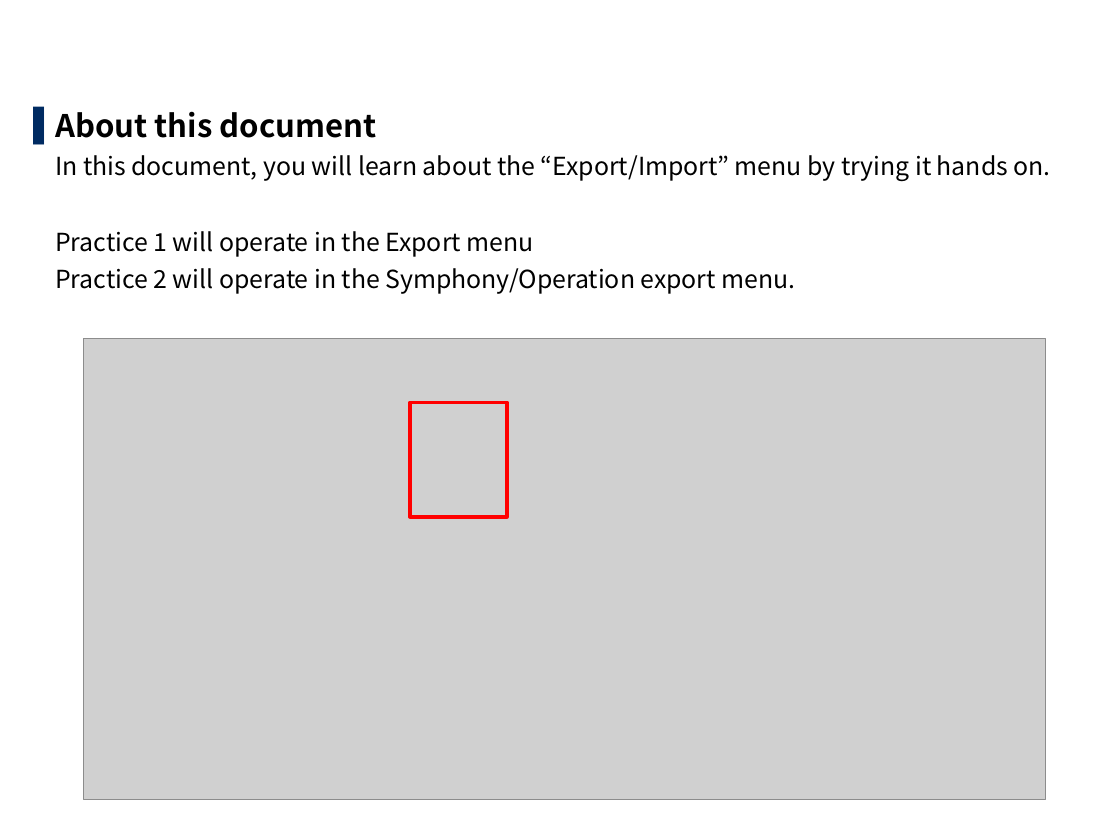
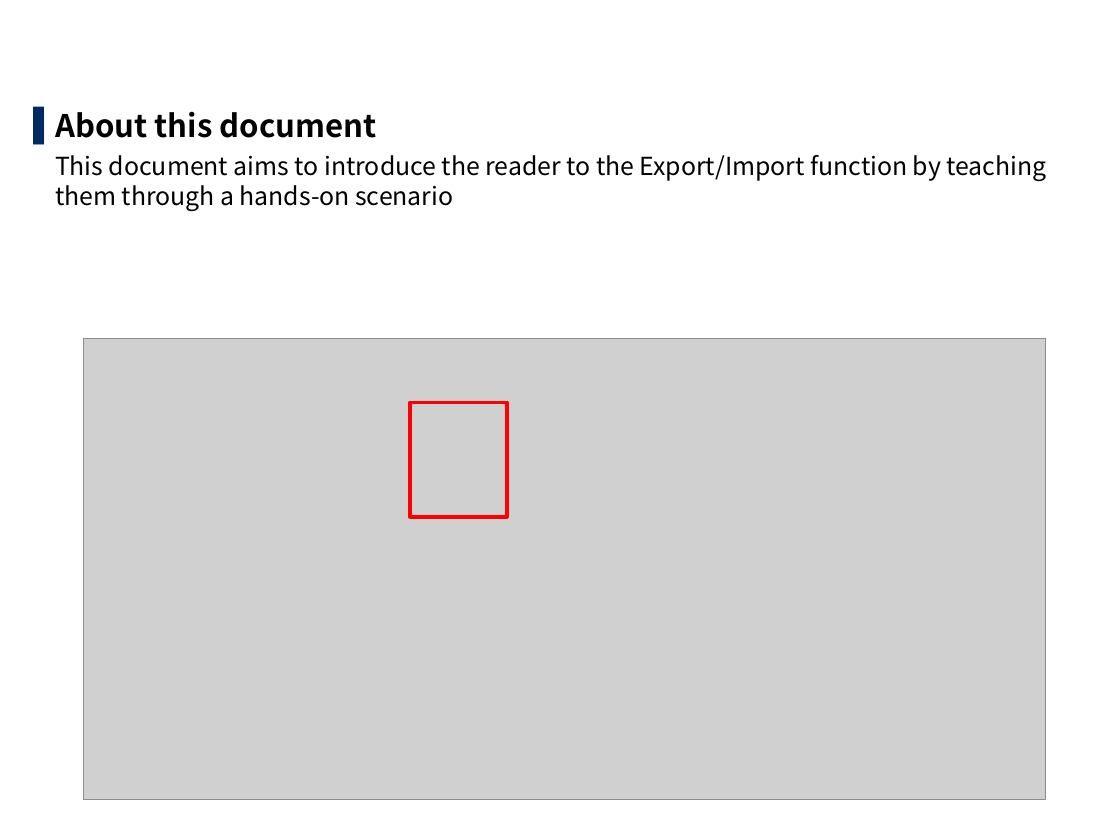
Before and after one commit to exastro-suite/it-automation-docs, a slide deck: slide 4 of asset/Learn/ITA-export-import_EN_practice.pptx. Drawn at 1120x840 pixels with LibreOffice and Linux fonts; fonts in the diff are those of the drawing; grey boxes stand for pictures; background and template pictures are left out. Boxes give left, top, right and bottom in pixels: in the first picture for what was removed or moved away, otherwise in the second. Text is boxed around its words. In the diff, an @@ line names an element or a change of style, - is before the commit and + after.

```diff
--- a/asset/Learn/ITA-export-import_EN_practice.pptx
+++ b/asset/Learn/ITA-export-import_EN_practice.pptx
@@ text at bbox=[55, 155, 1047, 212]: text changed @@
-  In this document, you will learn about the “Export/Import” menu by trying it hands on.
-  Practice 1 will operate in the Export menu
-  Practice 2 will operate in the Symphony/Operation export menu.
+  This document aims to introduce the reader to the Export/Import function by teaching them through a hands-on scenario
```
Also in this commit, not shown: 15 other slides changed, 4 slides added, 9 slides removed, 30 other files.
